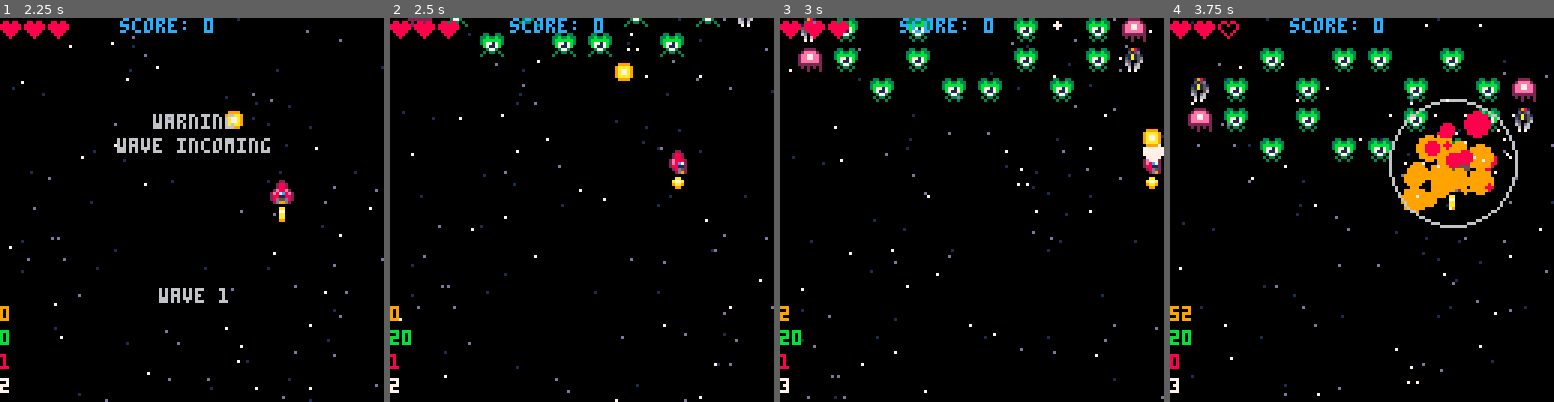
Above: before the commit, frames 1-4 (left to right).
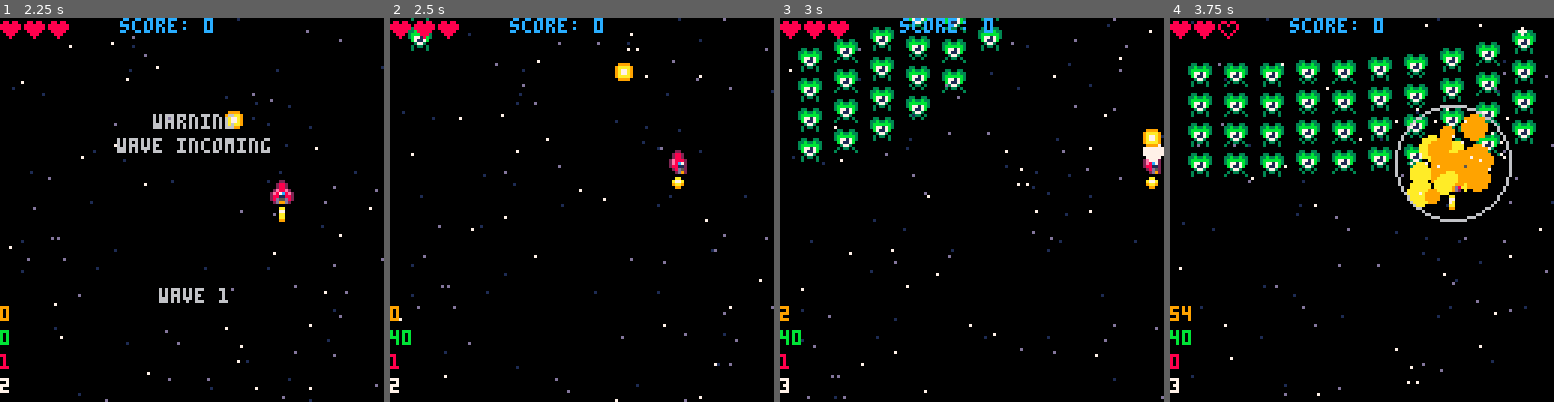
Above: after the commit, the same moments.

Repository: sirchras/p8-shmup
Game: PICO-8 cartridge shmup.p8
The game is run twice, just before and just after one commit, with the same random seed, the same clock (stepped at 60 frames per second) and the same inputs.
Inputs:
- Up to frame 1 (2.25 s): tap X (X key) at 0.33, 1.07, 1.85 s; tap O (Z key) at 0.7, 1.7, 2.1 s; hold Right 1.6-2.1 s; hold Up from 2.15 s (still down)
- Up to frame 2 (2.5 s): release Up at 2.42 s; hold Right from 2.47 s (still down)
- Up to frame 3 (3 s): keep holding Right; tap O (Z key) at 2.5, 2.9 s; tap X (X key) at 2.97 s
- Up to frame 4 (3.75 s): release Right at 3.03 s; hold Left 3.08-3.58 s; tap O (Z key) at 3.3, 3.7 s; hold Down from 3.63 s (still down)

Frame 1 is identical in both runs. In frame 2, 1.6% of the frame differs, in the area x 0-95%, y 0-86%; in frame 3, 8.1%; in frame 4, 16%, in the area x 0-96%, y 2-86%.

Commit message:
update enemy spawning
- add stagger and easing to enemy movement onto screen

Diff:
--- a/shmup.p8
+++ b/shmup.p8
@@ -239,11 +239,14 @@
 function spawnwave(wave)
 	local y=-8
 	local wave={
---		{1,1,1,1,1,1,1,1,1,1},
-		{0,0,1,0,1,1,0,1,0,0},
-		{2,1,0,1,0,0,1,0,1,3},
-		{3,1,0,1,0,0,1,0,1,2},
-		{0,0,1,0,1,1,0,1,0,0},
+		{1,1,1,1,1,1,1,1,1,1},
+		{1,1,1,1,1,1,1,1,1,1},
+		{1,1,1,1,1,1,1,1,1,1},
+		{1,1,1,1,1,1,1,1,1,1},
+--		{0,0,1,0,1,1,0,1,0,0},
+--		{2,1,0,1,0,0,1,0,1,3},
+--		{3,1,0,1,0,0,1,0,1,2},
+--		{0,0,1,0,1,1,0,1,0,0},
 	}
 	for i=#wave,1,-1 do
 		local row=wave[i]
@@ -264,15 +267,16 @@
 
 --spawn a row of enemies
 function spawnenemies(row,i)
-	local x,y=6,-10*i
+	local x,y=6,-10*(i+1)
 	local etyp={green,spinner,
 		jelly}
 	for i=1,#row do
 		local et=etyp[row[i]]
 		if (not et) goto nxt
-		spawnenemy(et,x,y)
+		e=spawnenemy(et,x,y)
+		e.wait=i*3
 		::nxt::
-		x+=(et and et.spx*8 or 8)+4
+		x+=(e and e.spx*8 or 8)+4
 	end
 end
 
@@ -283,10 +287,10 @@
 		y=y or -8,
 		--perhaps vectors?
 		tx=tx or x,
-		ty=y+40
+		ty=y+56
 	}
 	add(enemies,e)
---	return e
+	return e
 end
 
 --spawn explosion pfx
@@ -680,8 +684,13 @@
 	act=nil, --current action: adv,hold,atk
 	tx=0, --target x position
 	ty=0, --target y position
+	wait=0, --wait before active
 }
 function enemy:update()
+	if self.wait>0 then
+		self.wait-=1
+		return
+	end
 	if (not self.act) self.act=self.adv
 	self:act()
 --	self.y+=1
@@ -708,7 +717,7 @@
 	gmobj.draw(self)
 	pal() --reset palette
 	--debug
---	print(self.flsh,self.x,self.y+8,8)
+--	print(self.y,self.x,self.y+8,8)
 end
 function enemy:flash()
 	--flash white on dmg
@@ -724,8 +733,10 @@
 --enemy behavior: advance
 function enemy:adv()
 	--would vectors make this easier?
-	--almost certainly
-	self.y+=1
+	--well better at least...
+--	self.y+=3
+	--add basic easing
+	self.y+=(self.ty-self.y)/8
 	if self.y>=self.ty then
 		self.act=self.hold
 	end
